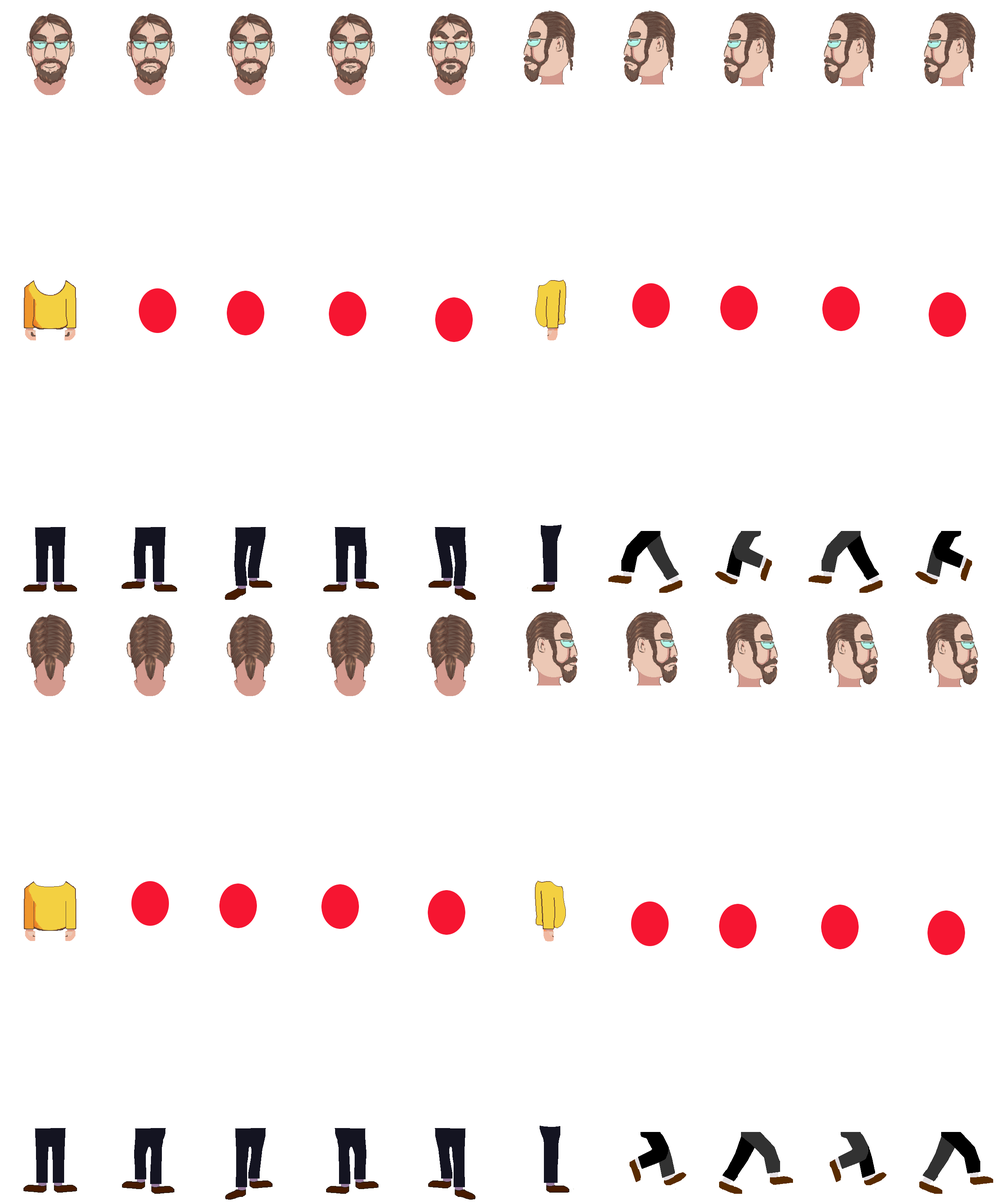
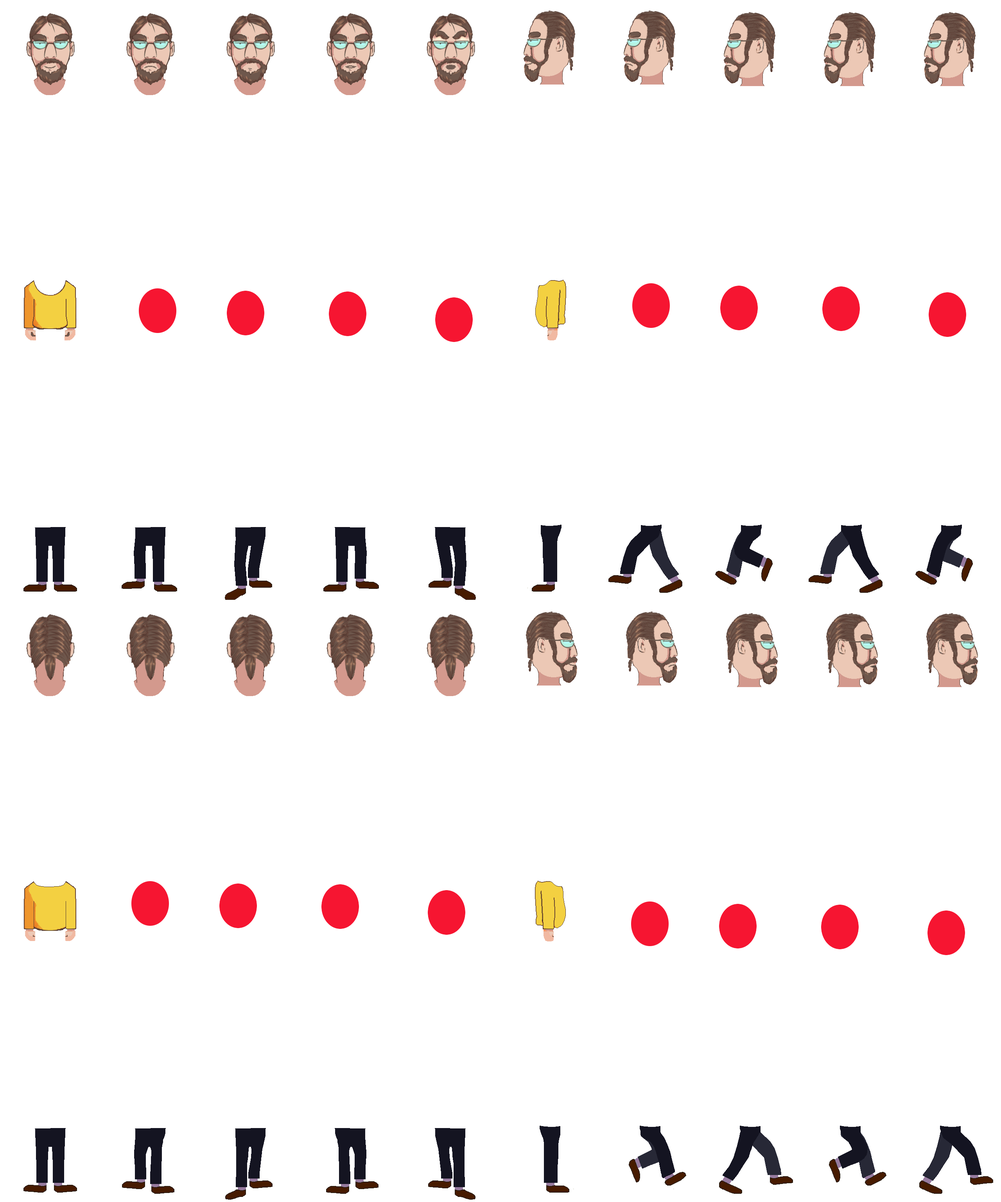
Revision of a layered 1001px x 1202px image; what changed, layer by layer:
painted on "Background" over (608, 524, 994, 1194)
